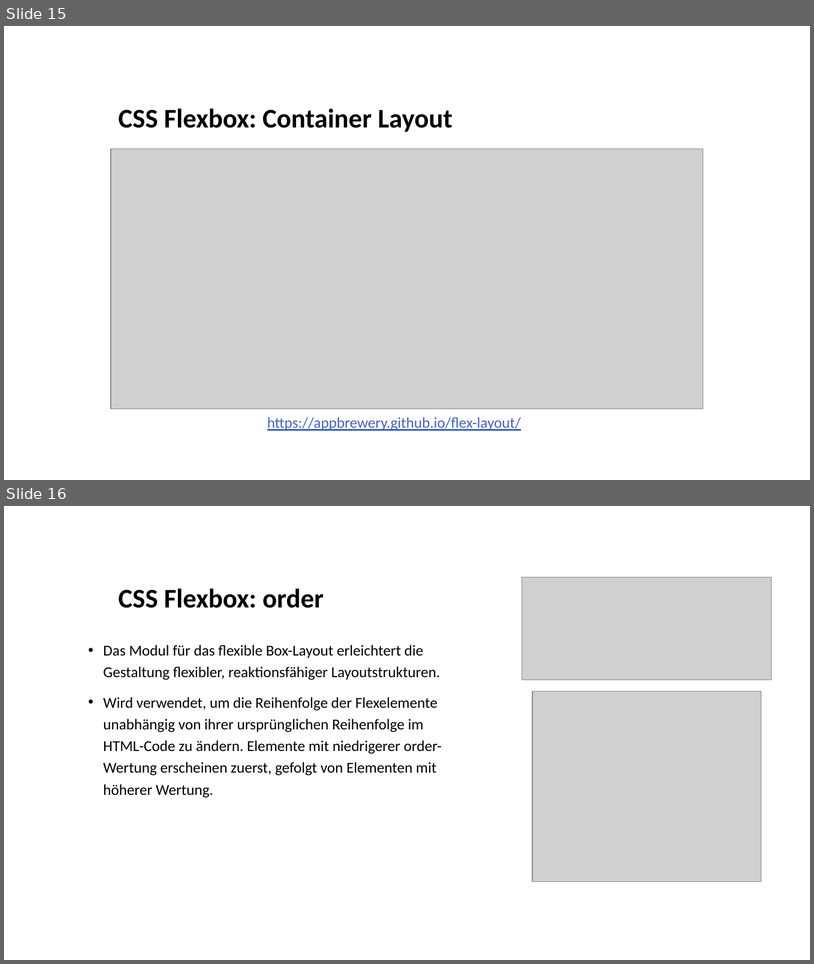
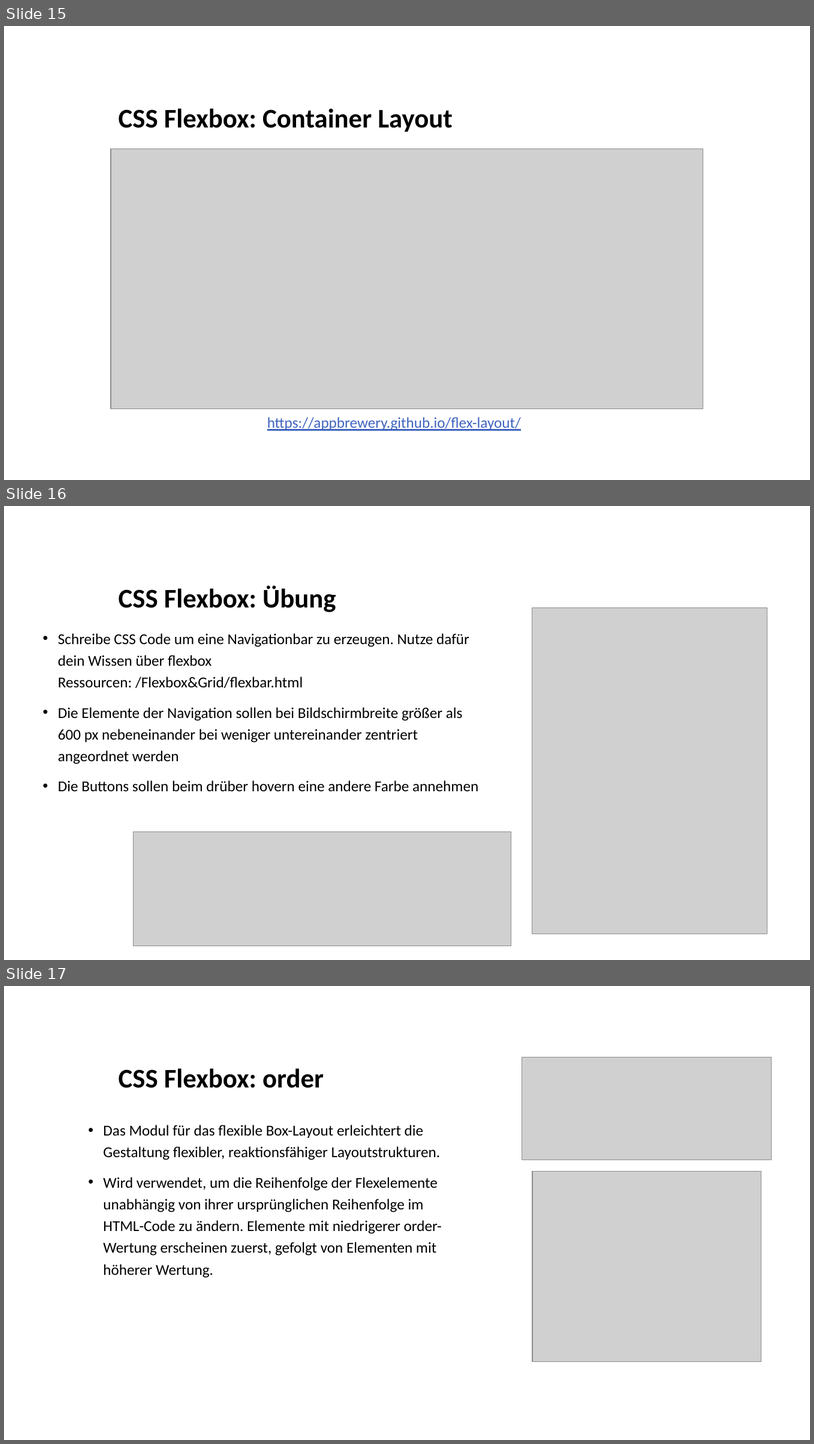
Before and after one commit to Holdo89/Webentwicklung_24_25, a slide deck: 4. Flexbox&Grid/Flexbox&Grid.pptx. Shown one above the other, each under a label of ours: slides 15 and 16 before the commit, slides 15, 16 and 17 after it. The pictures are 814x964 and 814x1444 pixels, drawn with LibreOffice and Linux fonts; fonts in the diff are those of the drawing; grey boxes stand for pictures; background and template pictures are left out. Boxes give left, top, right and bottom in pixels: in the first picture for what was removed or moved away, otherwise in the second. Text is boxed around its words. In the diff, an @@ line names an element or a change of style, - is before the commit and + after.

```diff
--- a/4. Flexbox&Grid/Flexbox&Grid.pptx
+++ b/4. Flexbox&Grid/Flexbox&Grid.pptx
@@ slide 16 added at box(4, 506, 810, 960), background #FFFFFF @@
@@ title added at box(119, 585, 336, 612), 32 pt, text #000000, bold @@
+CSS Flexbox: Übung
@@ picture added at box(533, 608, 768, 934) @@
@@ text added at box(58, 633, 479, 792), 18 pt, text #000000 @@
+• Schreibe CSS Code um eine Navigationbar zu erzeugen. Nutze dafür dein Wissen über flexbox
+  Ressourcen: /Flexbox&Grid/flexbar.html
+• Die Elemente der Navigation sollen bei Bildschirmbreite größer als 600 px nebeneinander bei weniger untereinander zentriert angeordnet werden
+• Die Buttons sollen beim drüber hovern eine andere Farbe annehmen
@@ picture added at box(134, 831, 511, 946) @@
@@ what was slide 16 is now slide 17 @@
```
Also in this commit, not shown: 1 slide changed, 1 other slide added, 32 other files.
